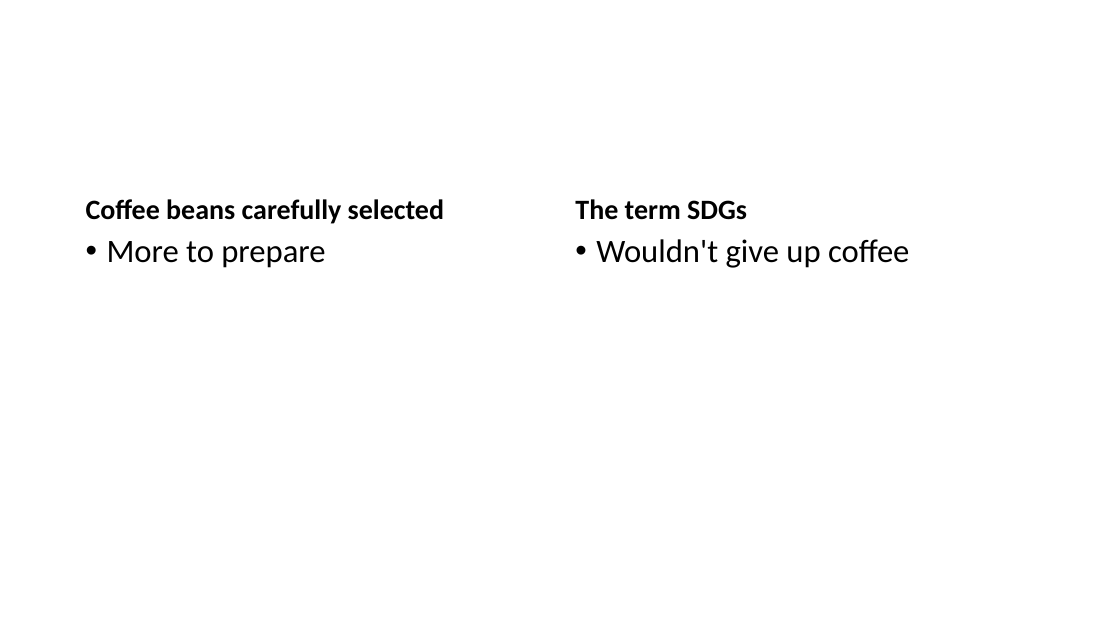
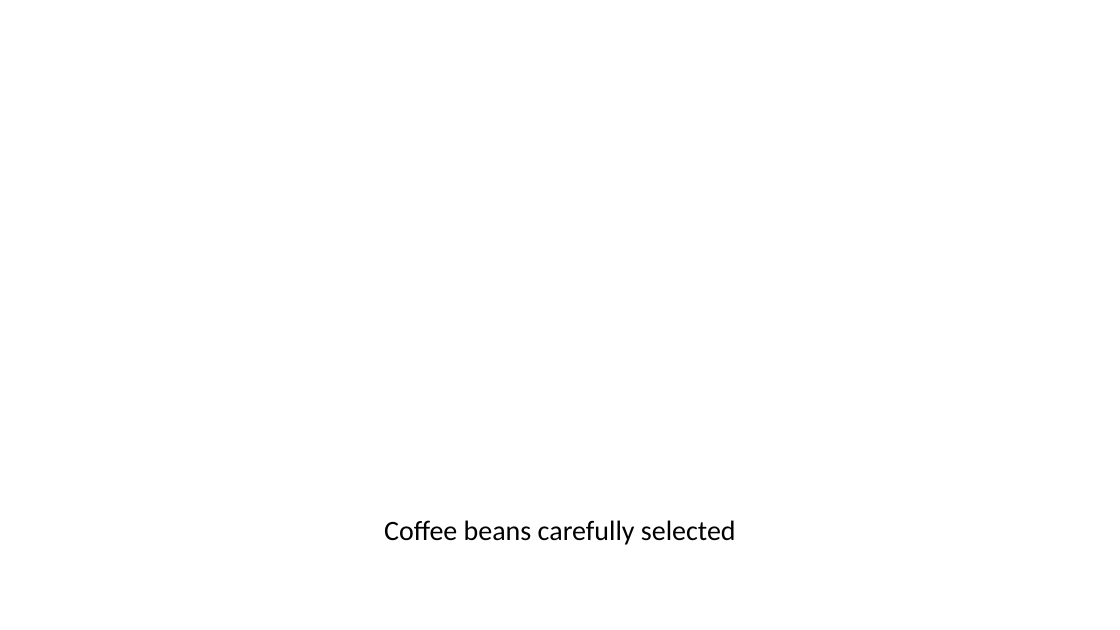
Before and after one commit to jellohead/python-pptx, a slide deck: slide 4 of sample00.pptx (slide 2 before the commit). Drawn at 1120x630 pixels with LibreOffice and Linux fonts; fonts in the diff are those of the drawing. Boxes give left, top, right and bottom in pixels: in the first picture for what was removed or moved away, otherwise in the second. Text is boxed around its words. In the diff, an @@ line names an element or a change of style, - is before the commit and + after.

```diff
--- a/sample00.pptx
+++ b/sample00.pptx
@@ text removed at <box>575,199,747,220</box> @@
-The term SDGs
@@ text removed at <box>596,239,909,268</box> @@
-• Wouldn't give up coffee
@@ text removed at <box>107,241,325,268</box> @@
-• More to prepare
@@ subtitle "Coffee beans carefully selected": place and size @@
-subtitle "Coffee beans carefully selected" at <box>86,199,444,224</box>
+subtitle "Coffee beans carefully selected" at <box>384,520,736,545</box>
@@ subtitle "Coffee beans carefully selected" at <box>384,520,736,545</box>: bold off; alignment left to centre; vertical alignment bottom to top @@
```
Also in this commit, not shown: 2 slides added, 1 other file.
